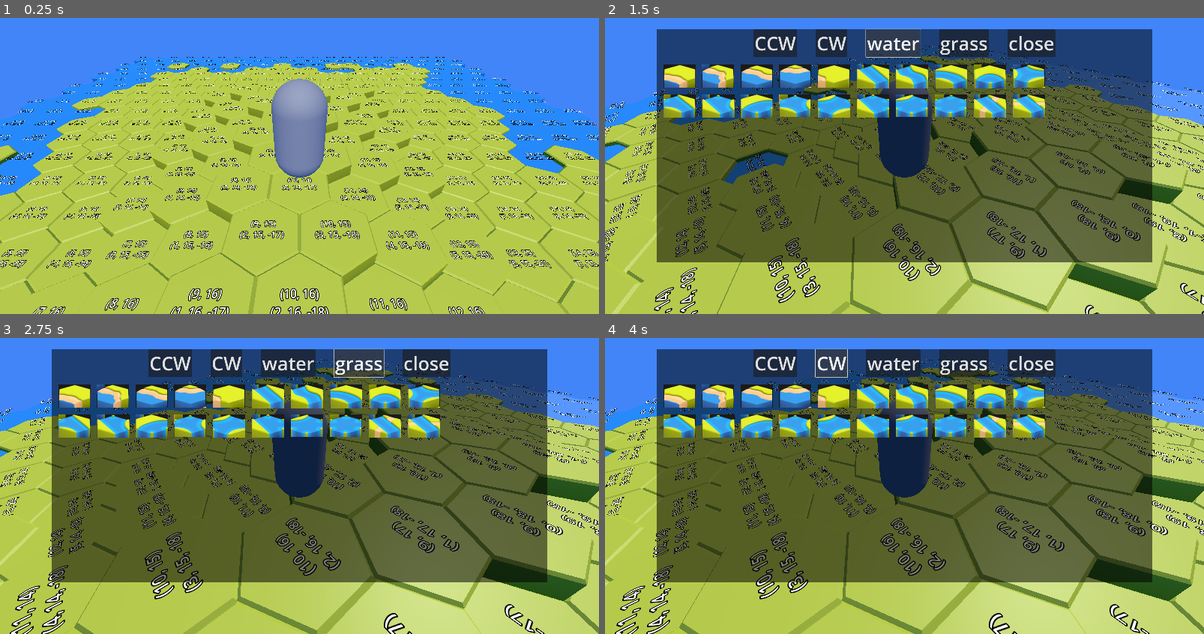
Above: before the commit, frames 1-4 (two rows, left to right).
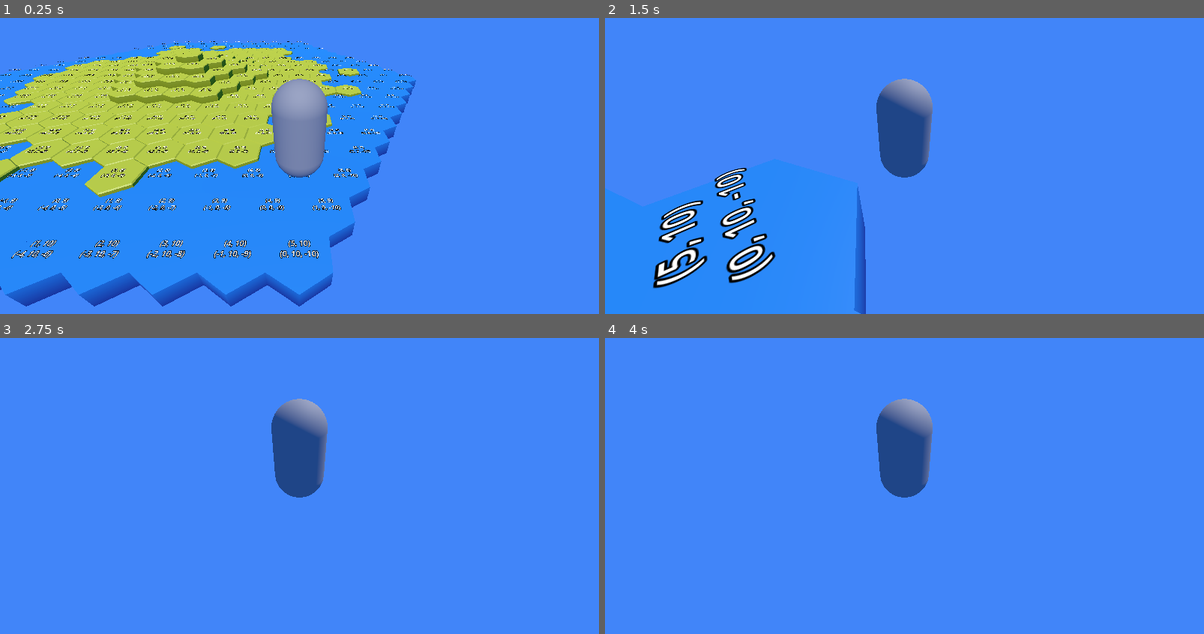
Above: after the commit, the same moments.

Repository: super-goose/hex-terrain
Game: Godot game, scene res://main.tscn
The game is run twice, just before and just after one commit, with the same random seed, the same clock (stepped at 60 frames per second) and the same inputs.
Inputs (mouse positions are in pixels of both pictures, inside the frame that each line leads up to):
- Up to frame 1 (0.25 s): no input
- Up to frame 2 (1.5 s): tap Enter (ui_accept) at 0.5, 0.77 s; move the mouse to (1036, 127) at 0.52 s; hold Right (ui_right) 0.53-1.25 s; click (1036, 127) at 0.67 s; click (892, 44) at 1.25 s, where only the run before the commit has a clickable "water"
- Up to frame 3 (2.75 s): click (359, 364) at 2 s, where only the run before the commit has a clickable "grass"
- Up to frame 4 (4 s): click (772, 364) at 2.75 s, where only the run before the commit has a clickable "CCW"; click (832, 364) at 3.5 s, where only the run before the commit has a clickable "CW"

The runs differ from the first frame. In frame 1, 74% of the frame differs, in the area x 0-100%, y 7-100%; in frame 2, 91%; in frame 3, 92%, in the area x 0-100%, y 3-100%; in frame 4, 92%.

Commit message:
start with and use cubic coords primarily

Diff:
--- a/main.tscn
+++ b/main.tscn
@@ -14,6 +14,9 @@
 [node name="Terrain" parent="." instance=ExtResource("2_rg7bv")]
 width = 20
 length = 30
+q_radius = 10
+r_radius = 10
+s_radius = 10
 
 [node name="DirectionalLight3D" type="DirectionalLight3D" parent="."]
 transform = Transform3D(1, 0, 0, 0, 0.57629, 0.817245, 0, -0.817245, 0.57629, 0, -4.13054, 0)
--- a/player.gd
+++ b/player.gd
@@ -44,7 +44,7 @@
 func calculate_velocity(direction: Vector3, delta: float):
 	# GRAVITY
 	if not is_on_floor() and gravity_toggle:
-		velocity.y -= gravity * delta
+		velocity.y -= gravity * delta * 2
 
 	if direction:
 		#rotation.y = atan2(direction.x, direction.z)
--- a/terrain.gd
+++ b/terrain.gd
@@ -3,47 +3,60 @@
 
 @export var width = 10
 @export var length = 10
+@export var q_radius = 5
+@export var r_radius = 5
+@export var s_radius = 5
 
 var Tile = preload("res://tile.tscn")
 var tiles = {}
 
+func add_tile_to_map(q, r, s):
+	var type = 'grass'
+
+	# decide if the tile is different
+	# if we are near the edge, make it be water
+	# determine min distance from the edge
+	var elevation = 0
+	#var dx = min(x, width - 1 - x)
+	#var dz = min(z, length - 1 - z)
+	#var d_edge = min(dx, dz)
+	var dq = q_radius - abs(q)
+	var dr = r_radius - abs(r)
+	var ds = s_radius - abs(s)
+
+
+	var d_edge = min(dq, dr, ds)
+
+	if d_edge < 2:
+		type = 'water'
+	elif d_edge < 5:
+		var coef = randi() % 3
+
+		if coef < d_edge - 1:
+			type = 'grass'
+		else:
+			type = 'water'
+	elif d_edge > 6:
+		elevation += d_edge - 6
+
+	var coord = { 'q': q, 'r': r, 's': s }
+	tiles[to_cubic_coords_key({ 'q': q, 'r': r, 's': s })] = {
+		'type': type,
+		'rotation': 0,
+		'oddr': cube_to_oddr(coord),
+		'cube': coord,
+		'elevation': elevation,
+	}
+
 func _ready():
 	randomize()
 	# define the tiles
-	for x in range(width):
-		for z in range(length):
-			# set base type
-			var type = 'grass'
+	for q in range(-q_radius, q_radius + 1):
+		for r in range(-r_radius, r_radius + 1):
+			for s in range(-s_radius, s_radius + 1):
+				if q + r + s == 0:
+					add_tile_to_map(q, r, s)
 
-			# decide if the tile is different
-			# if we are near the edge, make it be water
-			# determine min distance from the edge
-			var elevation = 0
-			var dx = min(x, width - 1 - x)
-			var dz = min(z, length - 1 - z)
-			var d_edge = min(dx, dz)
-
-			if d_edge < 2:
-				type = 'water'
-			elif d_edge < 5:
-				var r = randi() % 3
-
-				if r < d_edge - 1:
-					type = 'grass'
-				else:
-					type = 'water'
-			elif d_edge > 6:
-				elevation += d_edge - 6
-
-
-			# add tile to `tiles` dict
-			tiles[to_coords_key(x, z)] = {
-				'type': type,
-				'rotation': 0,
-				'coords': { 'x': x, 'z': z },
-				'cube': oddr_to_cube({ 'x': x, 'z': z }),
-				'elevation': elevation,
-			}
 
 	# add the tiles
 	for coord in tiles:
@@ -61,13 +74,14 @@
 	var rotation = tile['rotation']
 	var elevation = tile['elevation']
 	var modified_type = type
-	var p = from_coords_key(coords)
-	var x = p[0]
-	var z = p[1]
+	var p_cube = from_cubic_coords_key(coords)
+	var p = cube_to_oddr(p_cube)
+	var x = p['x']
+	var z = p['z']
 	var y_offset = elevation / 2.0
 	var z_offset = z * (3 / sqrt(3)) - ((3 * length / 2) / sqrt(3))
 	var x_offset = x * 2 - width
-	if z % 2 == 1:
+	if z & 1 == 1:
 		x_offset += 1
 
 	#if type == 'grass':
@@ -114,6 +128,17 @@
 func from_coords_key(key: String):
 	return Array(key.split(',')).map(func (n): return int(n))
 
+func to_cubic_coords_key(c):
+	return "%s,%s,%s" % [c['q'], c['r'], c['s']]
+
+func from_cubic_coords_key(key):
+	var arr = Array(key.split(',')).map(func (n): return int(n))
+	return {
+		'q': arr[0],
+		'r': arr[1],
+		's': arr[2],
+	}
+
 func cube_to_oddr(hex):
 	var col = hex['q'] + (hex['r'] - (hex['r']&1)) / 2
 	var row = hex['r']
--- a/terrain.tscn
+++ b/terrain.tscn
@@ -4,6 +4,7 @@
 [ext_resource type="PackedScene" uid="uid://uf0821nqs5i0" path="res://tile.tscn" id="1_vnl4g"]
 
 [node name="Terrain" type="Node3D"]
+transform = Transform3D(1, 0, 0, 0, 1, 0, 0, 0, 1, 9.99324, 0, 8.53446)
 script = ExtResource("1_2ujy0")
 
 [node name="Tile" parent="." instance=ExtResource("1_vnl4g")]
--- a/tile.gd
+++ b/tile.gd
@@ -57,7 +57,7 @@
 
 func set_data(d):
 	data = d
-	var coords_str = "(%s, %s)" % [data['coords']['x'], data['coords']['z']]
+	var coords_str = "(%s, %s)" % [data['oddr']['x'], data['oddr']['z']]
 	var cube_str = "(%s, %s, %s)" % [data['cube']['q'], data['cube']['r'], data['cube']['s']]
 	$Label3D.text = coords_str + '\n' + cube_str
 
